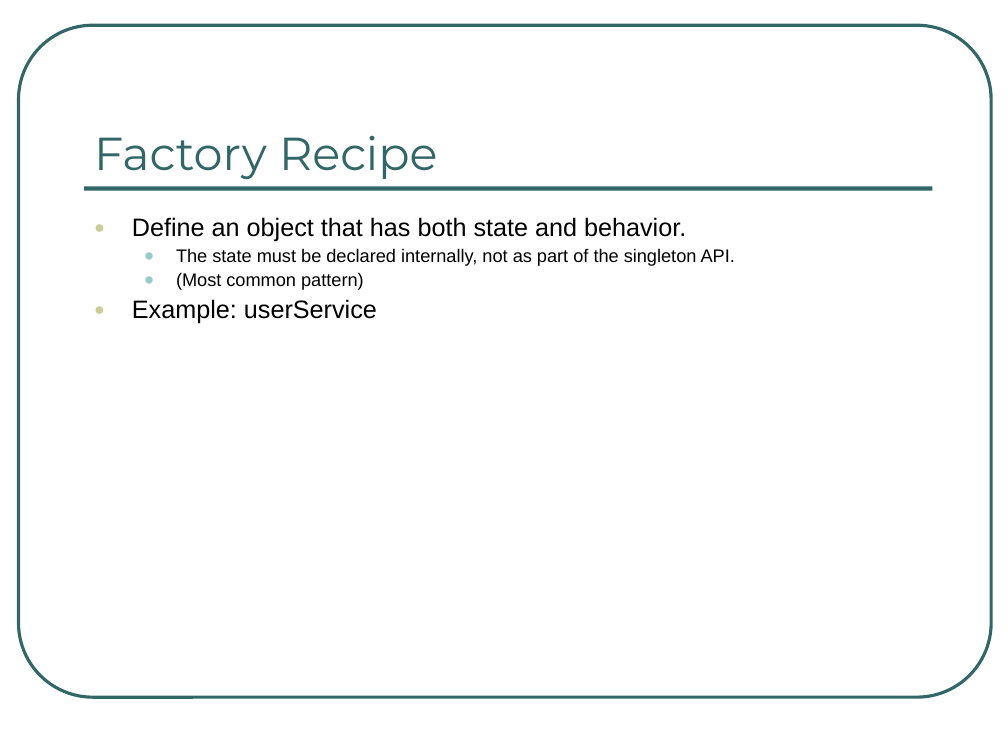
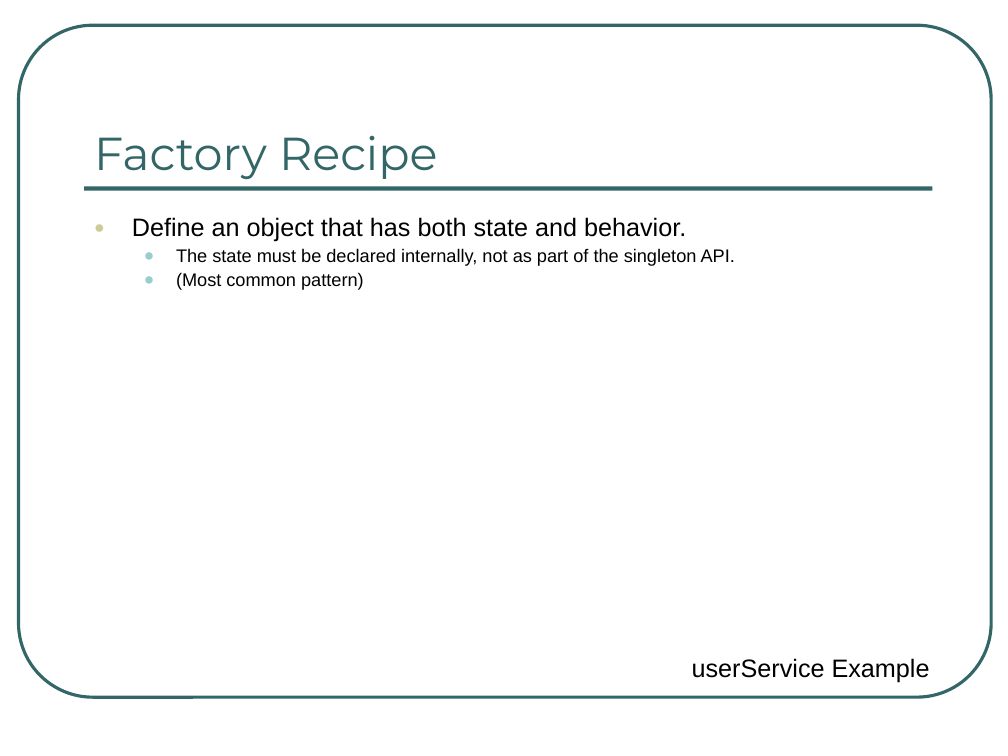
Before and after one commit to ng-al/AngularIntroApp, a slide deck: slide 26 of AngularJS Intro.ppt (slide 17 before the commit). Drawn at 1008x756 pixels with LibreOffice and Linux fonts; fonts in the diff are those of the drawing. Boxes give left, top, right and bottom in pixels: in the first picture for what was removed or moved away, otherwise in the second. Text is boxed around its words. In the diff, an @@ line names an element or a change of style, - is before the commit and + after.

```diff
--- a/AngularJS Intro.ppt
+++ b/AngularJS Intro.ppt
@@ text at bbox=[132, 299, 377, 324]: paragraph removed @@
-● Example: userService
@@ text added at bbox=[692, 658, 930, 682], 18 pt, text #000000 @@
+userService Example
```
Also in this commit, not shown: 12 other slides changed, 12 slides added, 4 slides removed.
